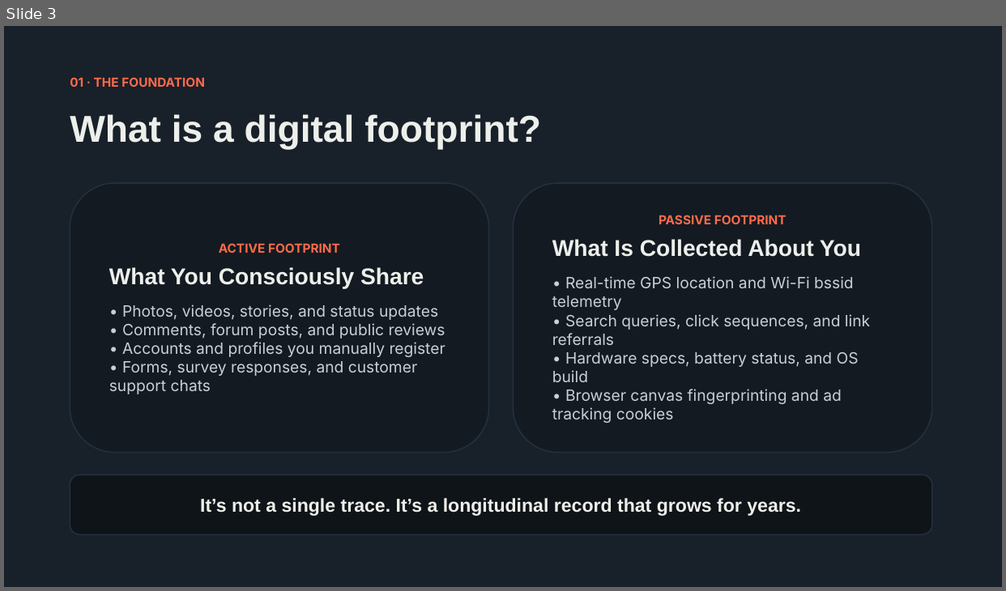
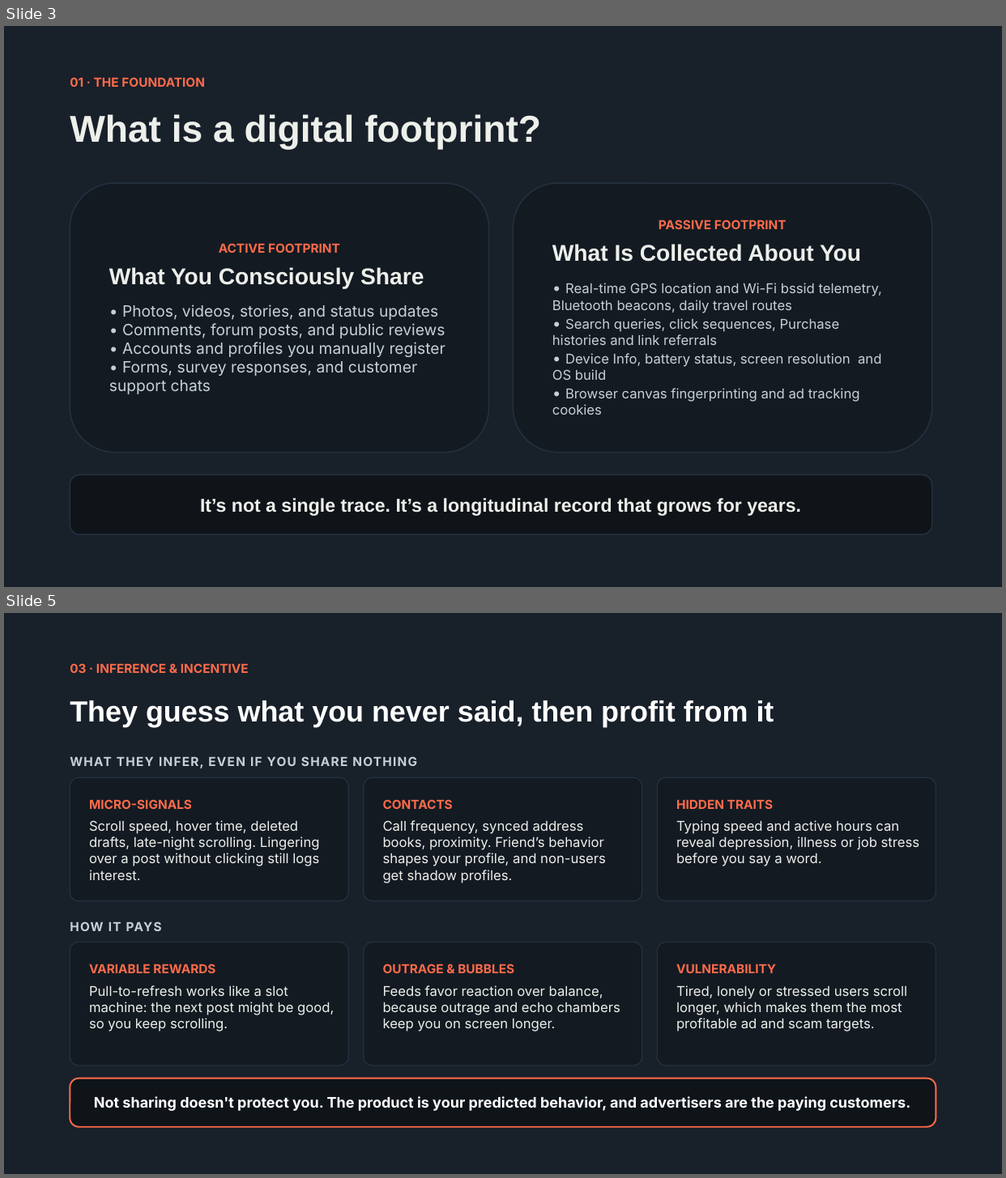
Before and after one commit to snowfox-rubait/englishPresentation, a slide deck: digitalFootprint/383 & 388.pptx. Shown one above the other, each under a label of ours: slide 3 before the commit, slides 3 and 5 after it; the slides between them are not shown. The pictures are 1006x591 and 1006x1178 pixels, drawn with LibreOffice and Linux fonts; fonts in the diff are those of the drawing. Boxes give left, top, right and bottom in pixels: in the first picture for what was removed or moved away, otherwise in the second. Text is boxed around its words. In the diff, an @@ line names an element or a change of style, - is before the commit and + after.

```diff
--- a/digitalFootprint/383 & 388.pptx
+++ b/digitalFootprint/383 & 388.pptx
@@ slide 5 added at [4, 613, 1002, 1174], background #18202A @@
@@ text added at [70, 663, 249, 673], 12 pt, text #FF6B4A, bold @@
+03 · INFERENCE & INCENTIVE
@@ text added at [70, 700, 774, 727], 28 pt, text #FFFFFF, bold @@
+They guess what you never said, then profit from it
@@ text added at [70, 756, 417, 769], 12 pt, text #C7CFD7, bold @@
+WHAT THEY INFER, EVEN IF YOU SHARE NOTHING
@@ rounded rectangle added at [70, 777, 348, 901], fill #131A22, outline #24303E 0.99 pt, 13 pt, text #EDEFEA @@
+MICRO-SIGNALS
+Scroll speed, hover time, deleted drafts, late-night scrolling. Lingering over a post without clicking still logs interest.
@@ rounded rectangle added at [364, 777, 641, 901], fill #131A22, outline #24303E 0.99 pt, 13 pt, text #EDEFEA @@
+CONTACTS
+Call frequency, synced address books, proximity. Friend’s behavior shapes your profile, and non-users get shadow profiles.
@@ rounded rectangle added at [658, 777, 936, 901], fill #131A22, outline #24303E 0.99 pt, 13 pt, text #EDEFEA @@
+HIDDEN TRAITS
+Typing speed and active hours can reveal depression, illness or job stress before you say a word.
@@ text added at [70, 922, 162, 931], 12 pt, text #C7CFD7, bold @@
+HOW IT PAYS
@@ rounded rectangle added at [70, 943, 348, 1066], fill #131A22, outline #24303E 0.99 pt, 13 pt, text #EDEFEA @@
+VARIABLE REWARDS
+Pull-to-refresh works like a slot machine: the next post might be good, so you keep scrolling.
@@ rounded rectangle added at [364, 943, 641, 1066], fill #131A22, outline #24303E 0.99 pt, 13 pt, text #EDEFEA @@
+OUTRAGE & BUBBLES
+Feeds favor reaction over balance, because outrage and echo chambers keep you on screen longer.
@@ rounded rectangle added at [658, 943, 936, 1066], fill #131A22, outline #24303E 0.99 pt, 13 pt, text #EDEFEA @@
+VULNERABILITY
+Tired, lonely or stressed users scroll longer, which makes them the most profitable ad and scam targets.
@@ rounded rectangle added at [70, 1079, 936, 1127], fill #0F1419, outline #FF6B4A 1.5 pt, 14 pt, text #FFFFFF, bold @@
+Not sharing doesn't protect you. The product is your predicted behavior, and advertisers are the paying customers.
@@ slide 3 changed as well @@
@@ rounded rectangle "ACTIVE FOOTPRINT" at [70, 183, 489, 453]: outline #24303E 1.2 pt to #24303E 1.19 pt; proportions changed @@
@@ rounded rectangle "PASSIVE FOOTPRINT" at [513, 183, 932, 453]: outline #24303E 1.2 pt to #24303E 1.19 pt; proportions changed @@
@@ text in rounded rectangle at [552, 283, 882, 415]: text changed; size 15 to 13 pt @@
-• Real-time GPS location and Wi-Fi bssid telemetry
-• Search queries, click sequences, and link referrals
-• Hardware specs, battery status, and OS build
-• Browser canvas fingerprinting and ad tracking cookies
+• Real-time GPS location and Wi-Fi bssid telemetry, Bluetooth beacons, daily travel routes
+• Search queries, click sequences, Purchase histories and link referrals
+• Device Info, battery status, screen resolution and OS build
+• Browser canvas fingerprinting and ad tracking cookies
```
Also in this commit, not shown: 6 other slides changed, 1 other slide added, 4 slides removed, 6 other files.
